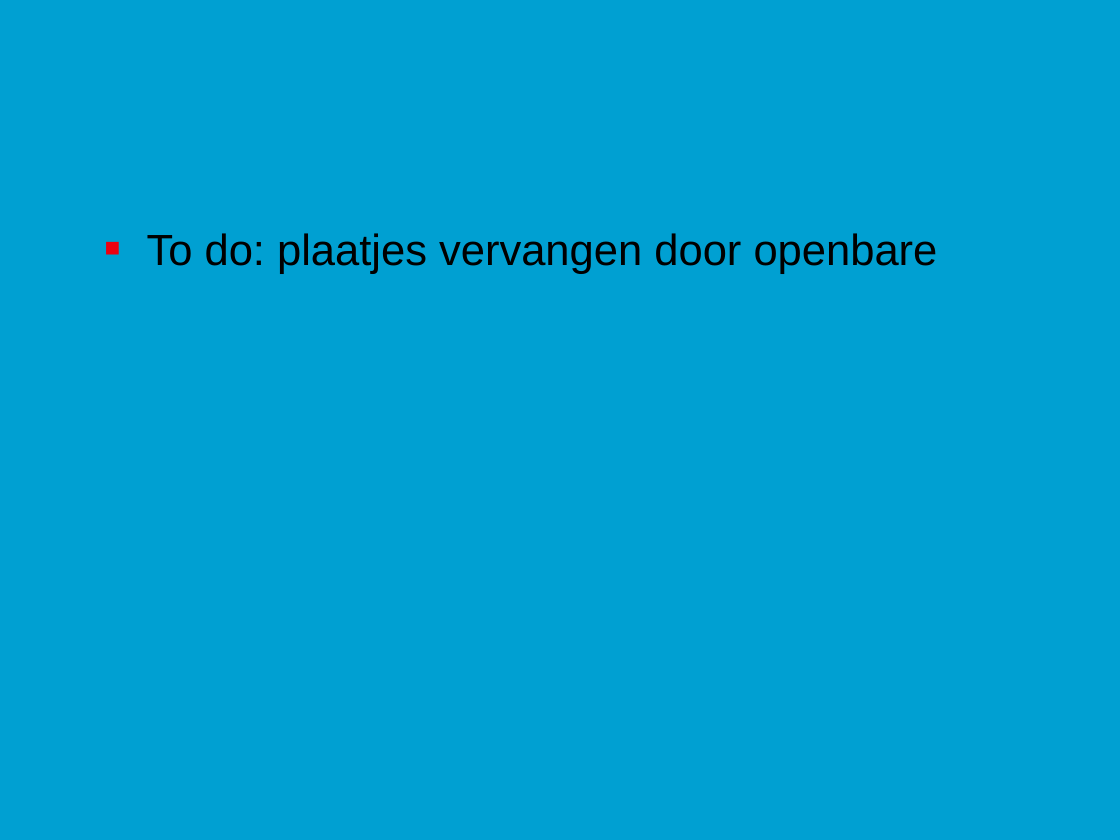
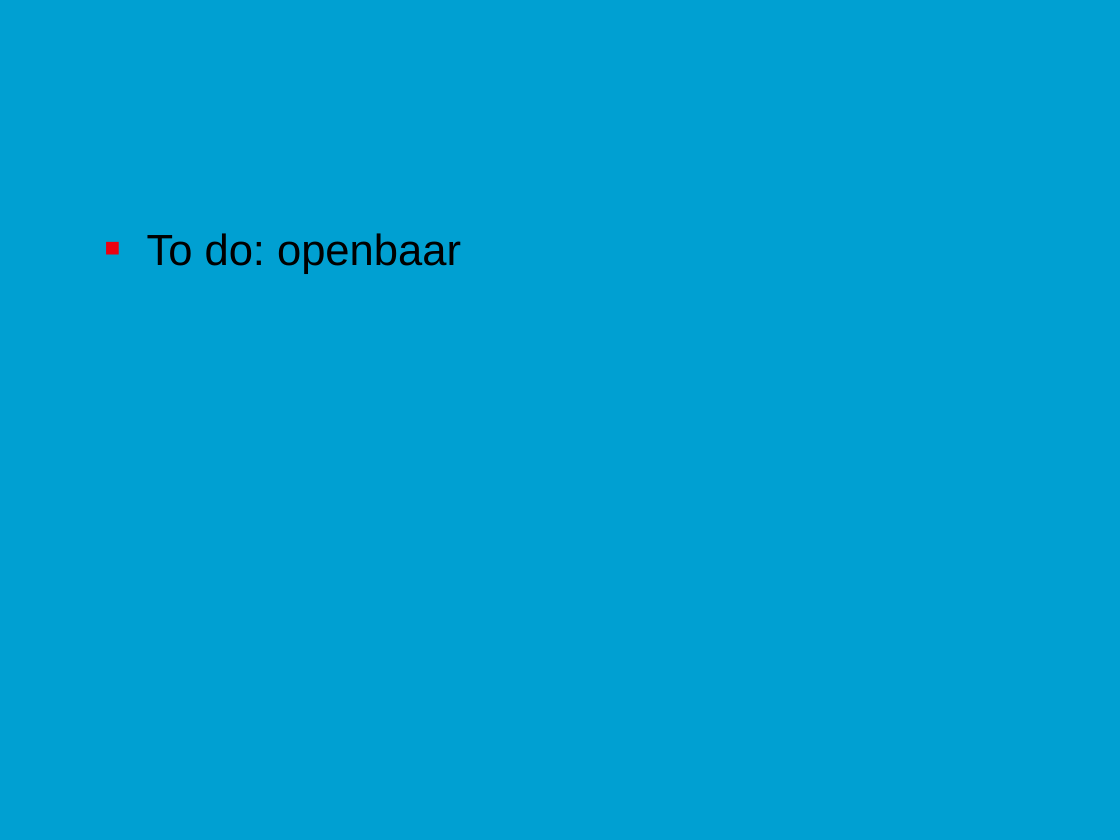
Before and after one commit to jonasmoons/data-driven-learning, a slide deck: slide 2 of slides/ddl-w4l2.pptx. Drawn at 1120x840 pixels with LibreOffice and Linux fonts; fonts in the diff are those of the drawing; background and template pictures are left out. Boxes give left, top, right and bottom in pixels: in the first picture for what was removed or moved away, otherwise in the second. Text is boxed around its words. In the diff, an @@ line names an element or a change of style, - is before the commit and + after.

Commit message:
updates

```diff
--- a/slides/ddl-w4l2.pptx
+++ b/slides/ddl-w4l2.pptx
@@ text at [147,233,461,274]: text changed @@
-■ To do: plaatjes vervangen door openbare
+■ To do: openbaar
```
